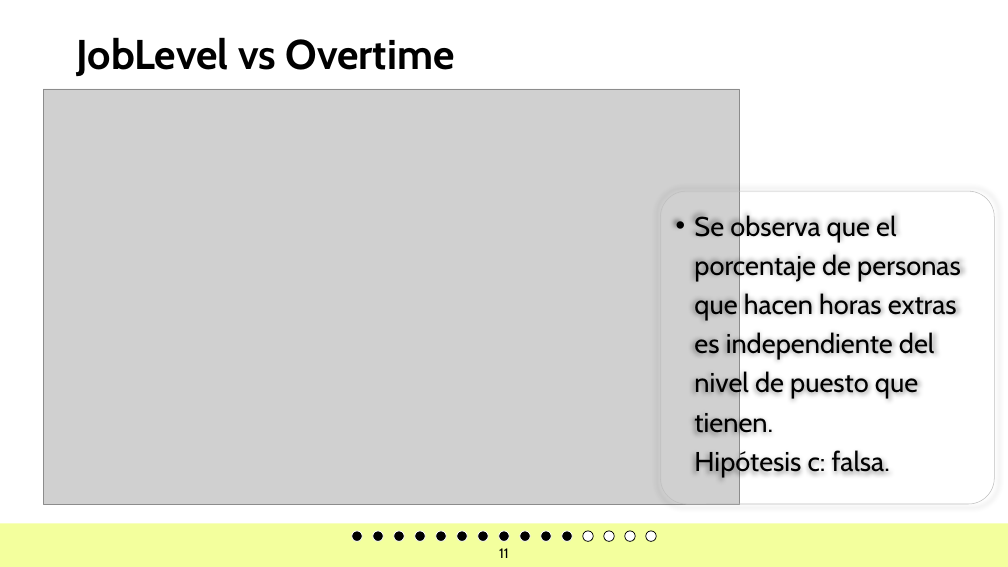
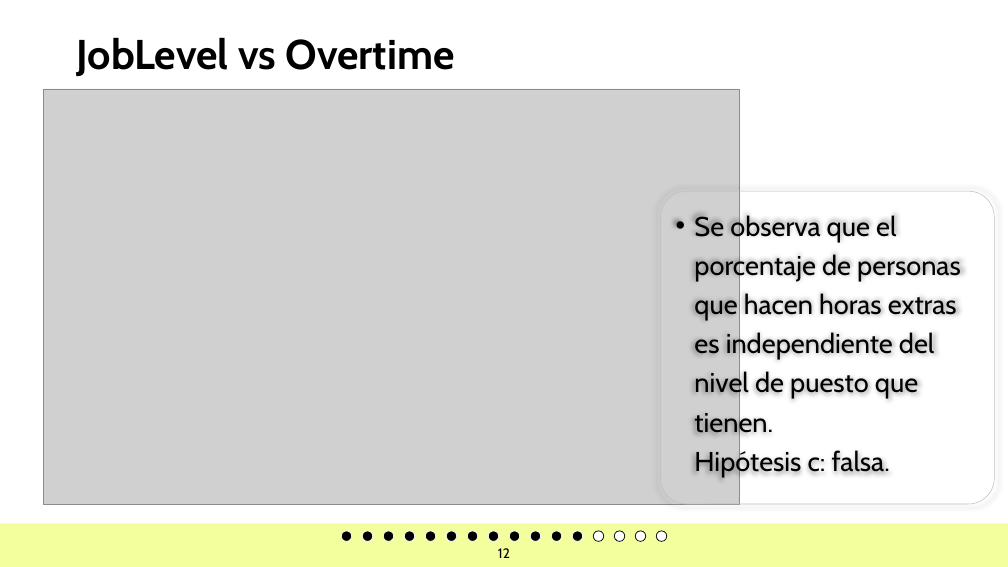
Before and after one commit to JoseChirif/Estudios-y-empleabilidad-Encuesta-kaggle, a slide deck: slide 12 of Estudios y empleabilidad.pptx (slide 11 before the commit). Drawn at 1008x567 pixels with LibreOffice and Linux fonts; fonts in the diff are those of the drawing; grey boxes stand for pictures; background and template pictures are left out. Boxes give left, top, right and bottom in pixels: in the first picture for what was removed or moved away, otherwise in the second. Text is boxed around its words. In the diff, an @@ line names an element or a change of style, - is before the commit and + after.

```diff
--- a/Estudios y empleabilidad.pptx
+++ b/Estudios y empleabilidad.pptx
@@ ellipse added at bbox=[341, 531, 352, 541], fill #000000, outline #FFFFFF 0.71 pt @@
@@ ellipse added at bbox=[362, 531, 373, 541], fill #000000, outline #FFFFFF 0.71 pt @@
@@ 14 ellipses: place and size @@
-14 ellipses at bbox=[352, 531, 635, 541]
+14 ellipses at bbox=[383, 531, 667, 541]
@@ ellipse at bbox=[594, 531, 604, 541]: fill #000000 to #FFFFFF; outline #FFFFFF 0.71 pt to #000000 0.71 pt @@
@@ ellipse removed at bbox=[646, 531, 656, 541] @@
@@ page number at bbox=[498, 548, 510, 558]: text changed @@
-11
+12
```
Also in this commit, not shown: 15 other slides changed, 1 slide added, 1 other file.
